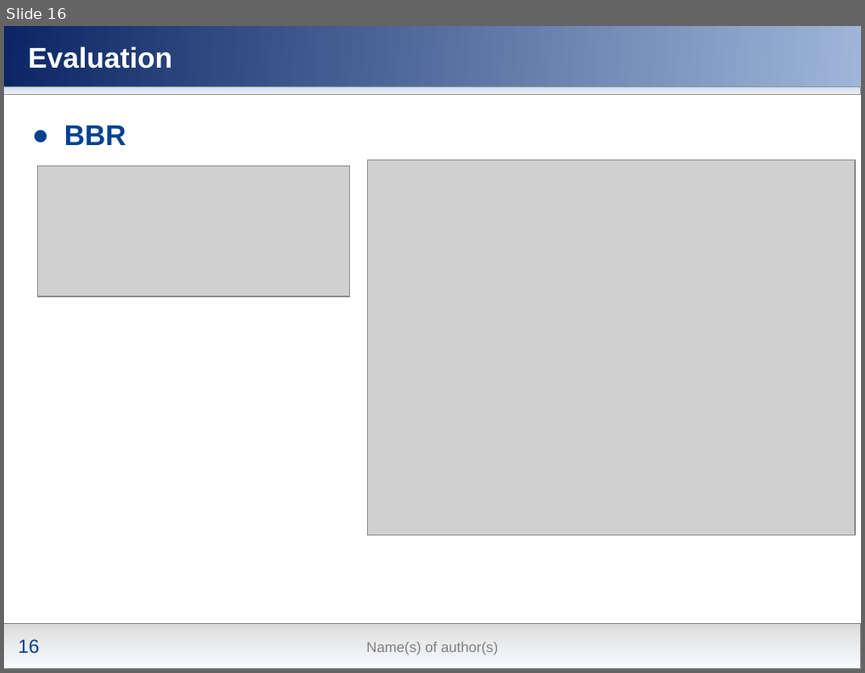
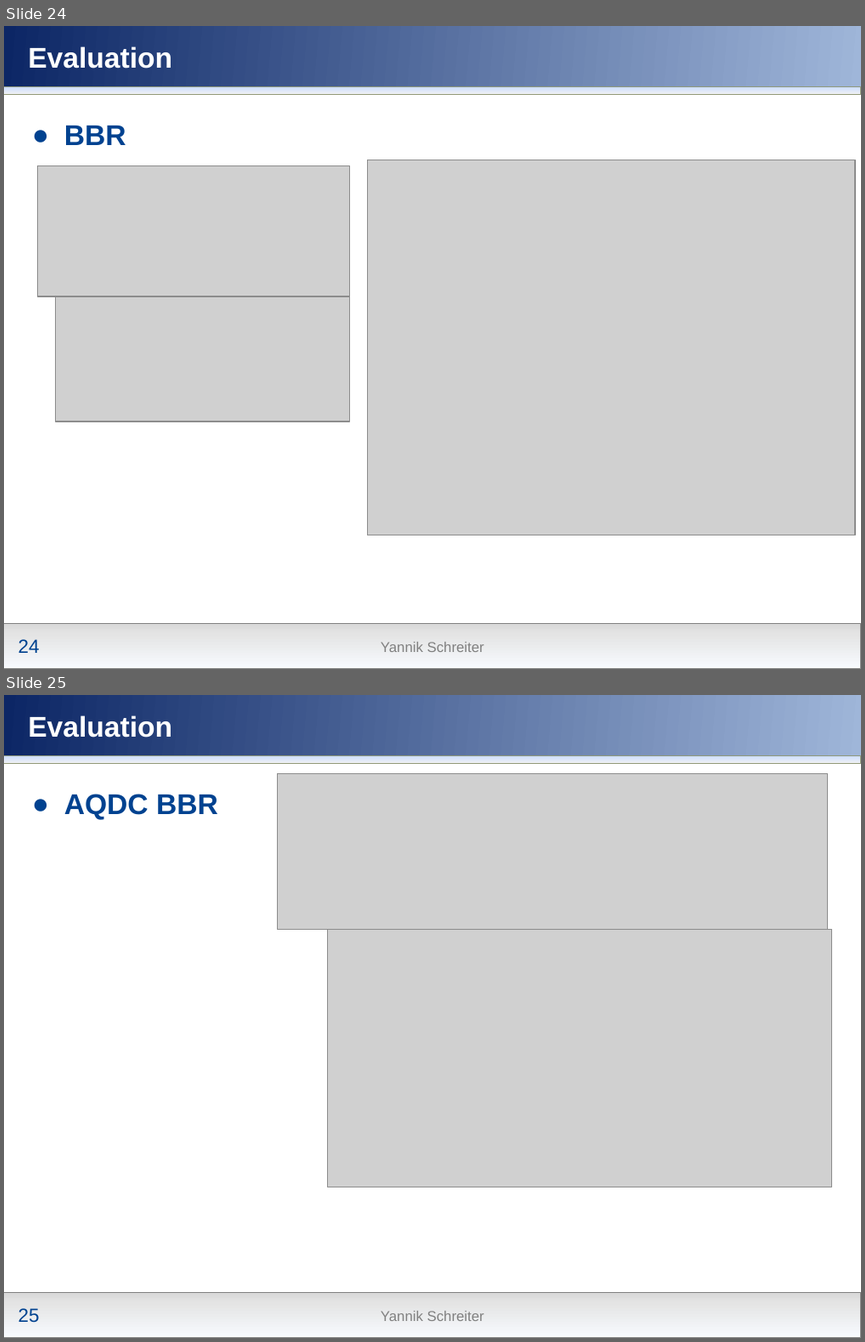
Before and after one commit to nochlachstdu/Seminararbeit, a slide deck: Modern_Congestion_Control.pptx. Shown one above the other, each under a label of ours: slide 16 before the commit, slides 24 and 25 after it. The pictures are 865x673 and 865x1342 pixels, drawn with LibreOffice and Linux fonts; fonts in the diff are those of the drawing; grey boxes stand for pictures; background and template pictures are left out. Boxes give left, top, right and bottom in pixels: in the first picture for what was removed or moved away, otherwise in the second. Text is boxed around its words. In the diff, an @@ line names an element or a change of style, - is before the commit and + after.

```diff
--- a/Modern_Congestion_Control.pptx
+++ b/Modern_Congestion_Control.pptx
@@ slide 25 added at (4,695,861,1338), background gradient #00418F to #5677C1; not listed: 6 template elements that a slide beside it also shows @@
@@ title added at (28,715,172,737), 24 pt, text #FFFFFF, bold @@
+Evaluation
@@ text added at (64,794,218,820), 24 pt, text #004290, bold @@
+● AQDC BBR
@@ picture added at (278,774,828,930) @@
@@ picture added at (328,929,833,1186) @@
@@ what was slide 16 is now slide 24 @@
@@ slide 24 changed as well @@
@@ picture added at (55,297,349,422) @@
@@ page number at (18,639,40,652): text changed @@
-16
+24
@@ text at (381,641,484,652): text changed @@
-Name(s) of author(s)
+Yannik Schreiter
```
Also in this commit, not shown: 15 other slides changed, 10 other slides added.
